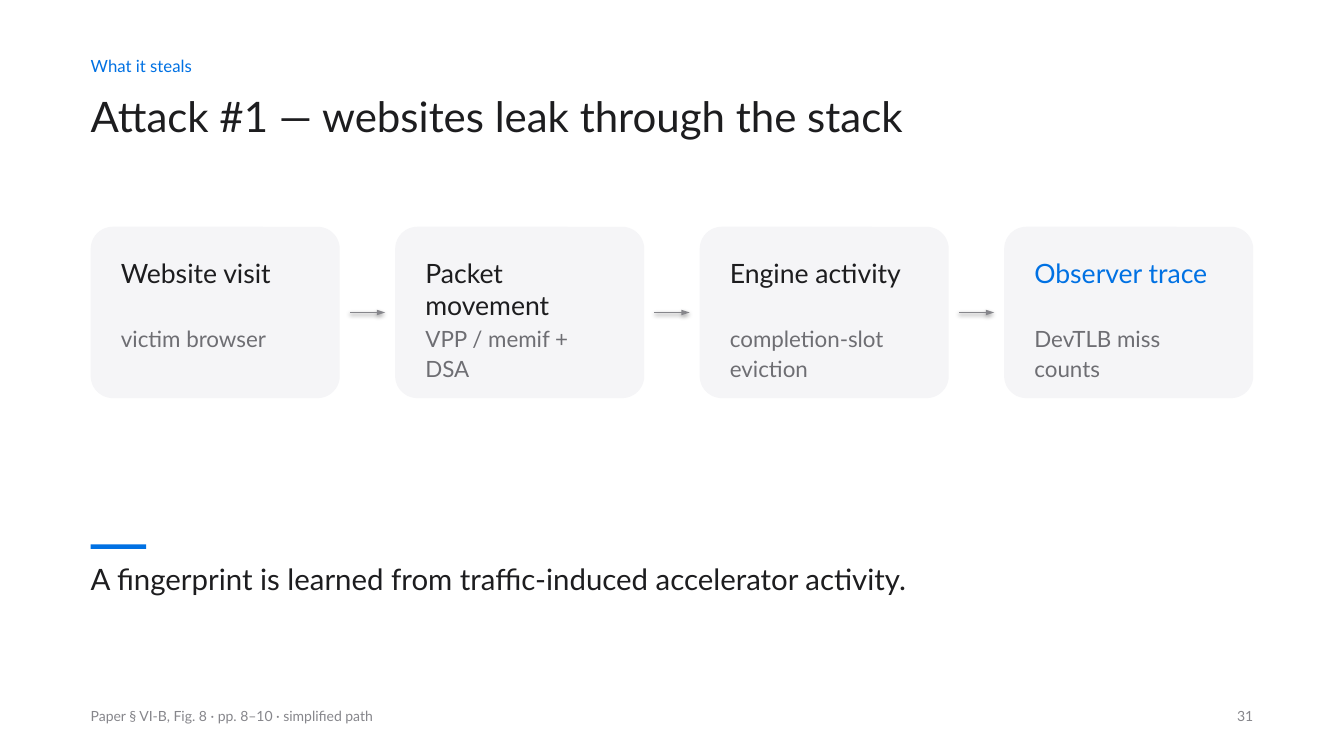
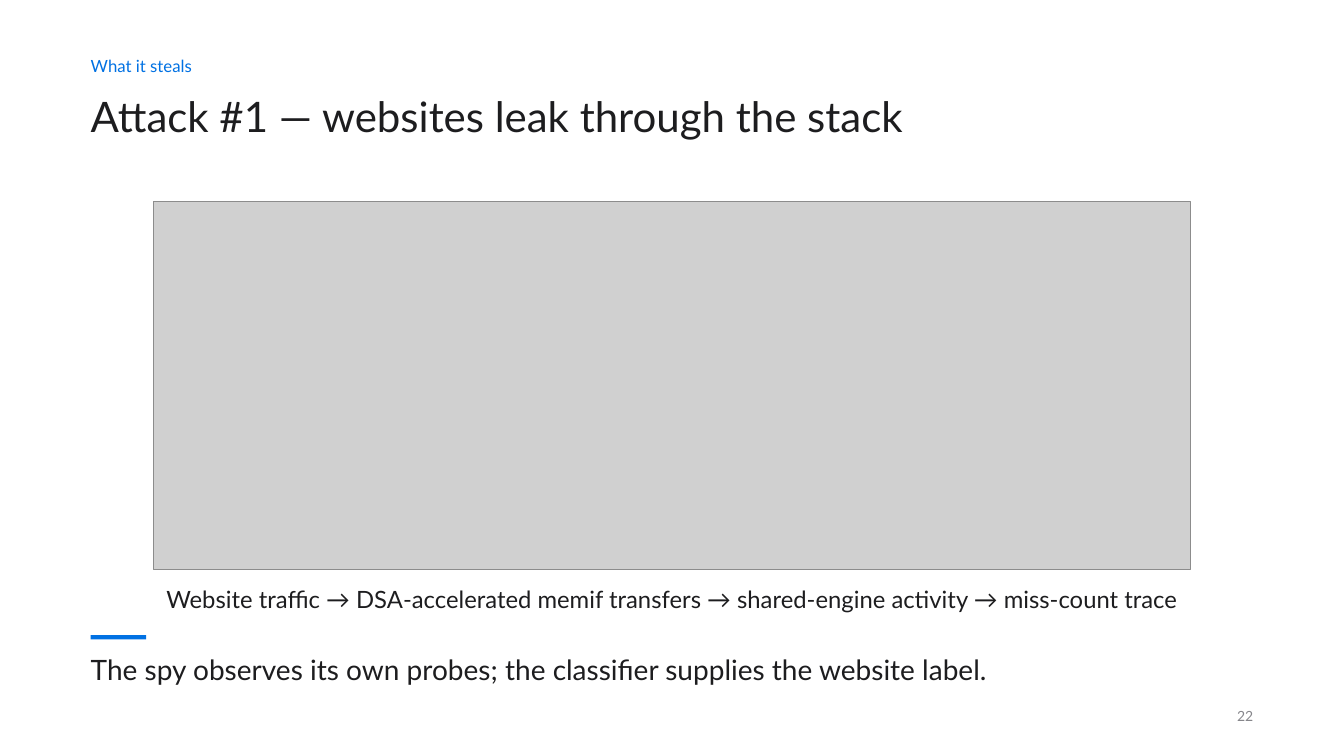
Before and after one commit to siddharthbc/Microarch-presentation, a slide deck: slide 22 of deck_v2/output/DSASSASSIN_v2.pptx (slide 31 before the commit). Drawn at 1344x756 pixels with LibreOffice and Linux fonts; fonts in the diff are those of the drawing; grey boxes stand for pictures. Boxes give left, top, right and bottom in pixels: in the first picture for what was removed or moved away, otherwise in the second. Text is boxed around its words. In the diff, an @@ line names an element or a change of style, - is before the commit and + after.

```diff
--- a/deck_v2/output/DSASSASSIN_v2.pptx
+++ b/deck_v2/output/DSASSASSIN_v2.pptx
@@ picture added at [153, 202, 1191, 570] @@
@@ rounded rectangle removed at [91, 227, 340, 398] @@
@@ rounded rectangle removed at [395, 227, 644, 398] @@
@@ rounded rectangle removed at [700, 227, 949, 398] @@
@@ rounded rectangle removed at [1004, 227, 1253, 398] @@
@@ text removed at [425, 263, 549, 316] @@
-Packet movement
@@ text removed at [730, 263, 900, 288] @@
-Engine activity
@@ text removed at [1034, 263, 1208, 284] @@
-Observer trace
@@ arrow removed from (350, 313) to (385, 313) @@
@@ arrow removed from (654, 313) to (690, 313) @@
@@ arrow removed from (959, 313) to (994, 313) @@
@@ text removed at [121, 330, 266, 347] @@
-victim browser
@@ text removed at [425, 331, 550, 377] @@
-VPP / memif + DSA
@@ text removed at [730, 330, 884, 377] @@
-completion-slot eviction
@@ text removed at [1034, 331, 1160, 377] @@
-DevTLB miss counts
@@ text removed at [91, 568, 906, 596] @@
-A fingerprint is learned from traffic-induced accelerator activity.
@@ text at [166, 590, 1177, 613]: text changed; size 19 to 17 pt @@
-Website visit
+Website traffic → DSA-accelerated memif transfers → shared-engine activity → miss-count trace
@@ rectangle: place and size @@
-rectangle at [91, 544, 146, 548]
+rectangle at [91, 635, 146, 639]
@@ text added at [91, 659, 986, 685], 20 pt, text #1D1D1F @@
+The spy observes its own probes; the classifier supplies the website label.
@@ text removed at [91, 711, 372, 724] @@
-Paper § VI-B, Fig. 8 · pp. 8–10 · simplified path
@@ text at [1237, 711, 1253, 721]: text changed @@
-31
+22
```
Also in this commit, not shown: 37 other slides changed, 5 slides added, 22 slides removed, 54 other files.
